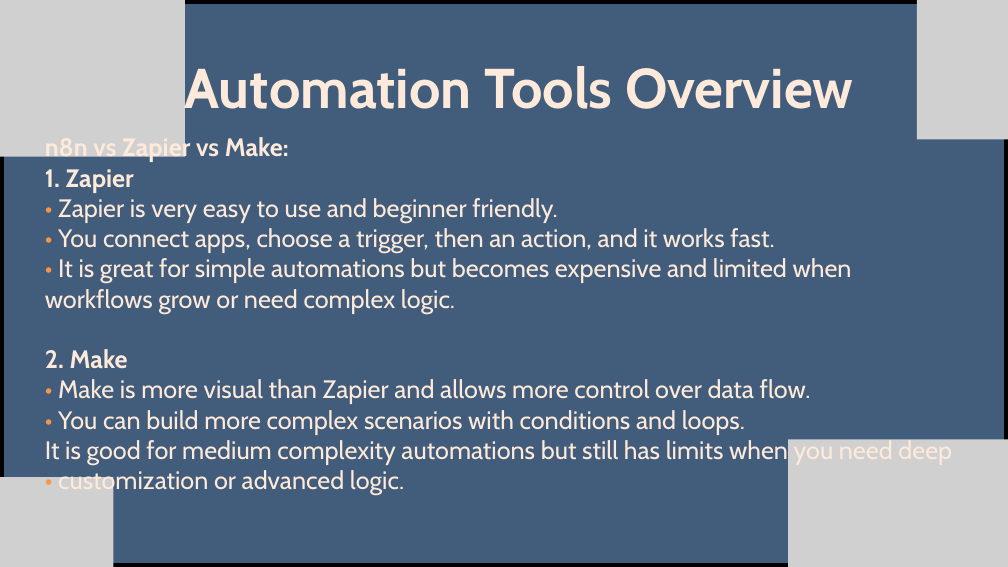
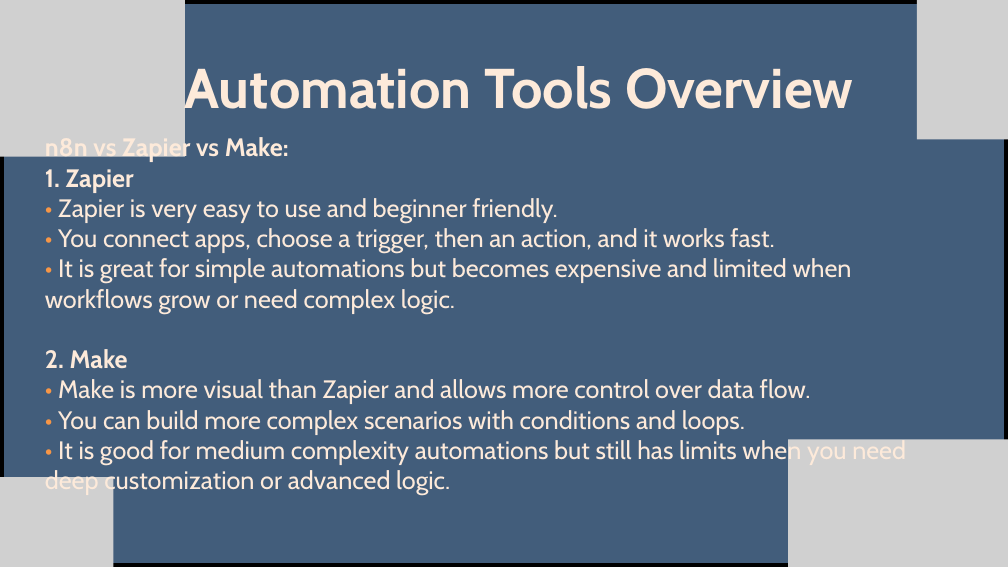
Before and after one commit to Qata-Mo7ammad-Isma3el/IEEE-HU-SIGHT-n8n-Course, a slide deck: slide 8 of SessionOne/N8N Presentation.pptx. Drawn at 1008x567 pixels with LibreOffice and Linux fonts; fonts in the diff are those of the drawing; grey boxes stand for pictures. Boxes give left, top, right and bottom in pixels: in the first picture for what was removed or moved away, otherwise in the second. Text is boxed around its words. In the diff, an @@ line names an element or a change of style, - is before the commit and + after.

```diff
--- a/SessionOne/N8N Presentation.pptx
+++ b/SessionOne/N8N Presentation.pptx
@@ text at (45,438,906,495): text changed @@
-It is good for medium complexity automations but still has limits when you need deep • customization or advanced logic.
+• It is good for medium complexity automations but still has limits when you need deep customization or advanced logic.
```
Also in this commit, not shown: 1 other slide changed, 8 other files.
